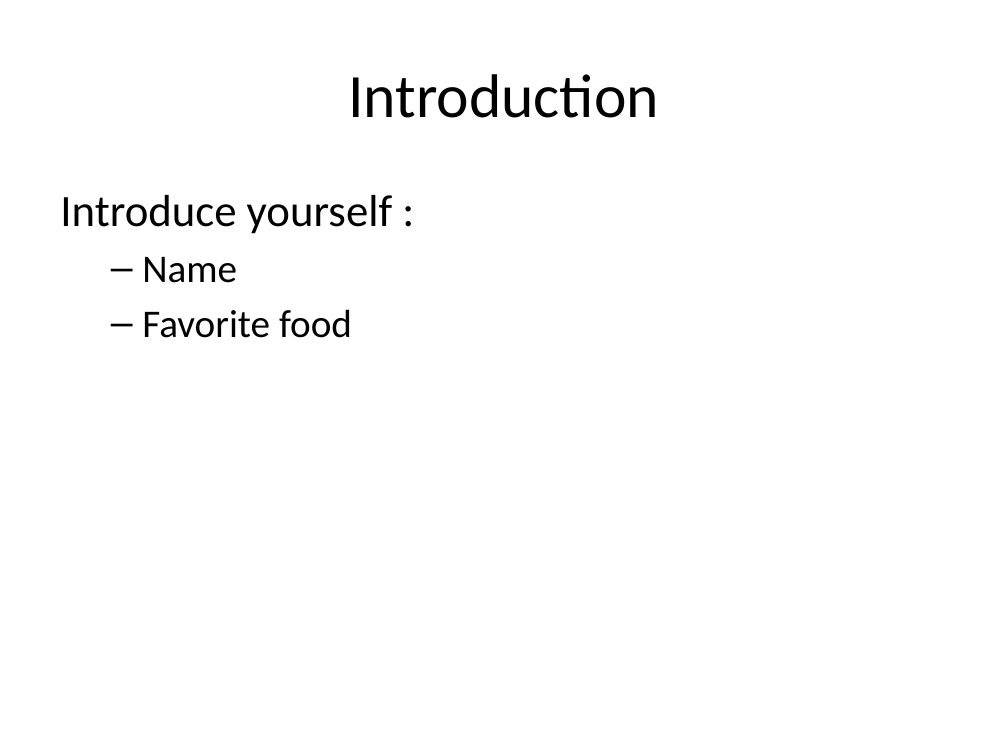
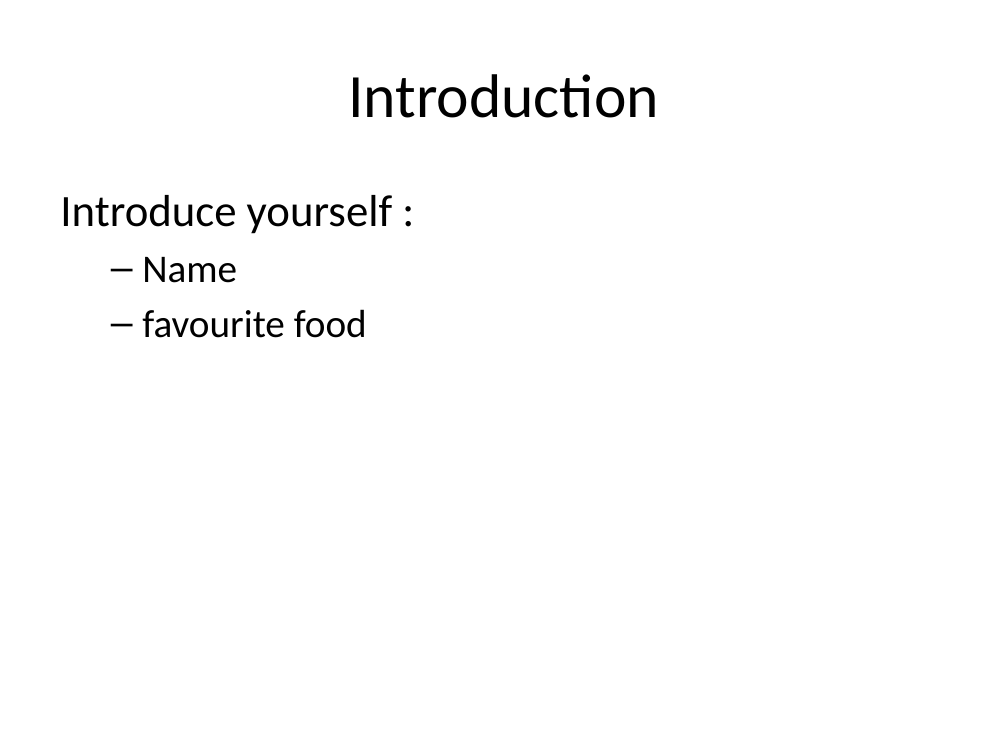
Before and after one commit to mr-eggleton/web-lit-core, a slide deck: slide 4 of powerpoints/01-web-and-you.pptx. Drawn at 1008x756 pixels with LibreOffice and Linux fonts; fonts in the diff are those of the drawing. Boxes give left, top, right and bottom in pixels: in the first picture for what was removed or moved away, otherwise in the second. Text is boxed around its words. In the diff, an @@ line names an element or a change of style, - is before the commit and + after.

```diff
--- a/powerpoints/01-web-and-you.pptx
+++ b/powerpoints/01-web-and-you.pptx
@@ text at box(142, 309, 367, 338): text changed @@
-  – Favorite food
+  – favourite food
```
Also in this commit, not shown: 3 other files.
